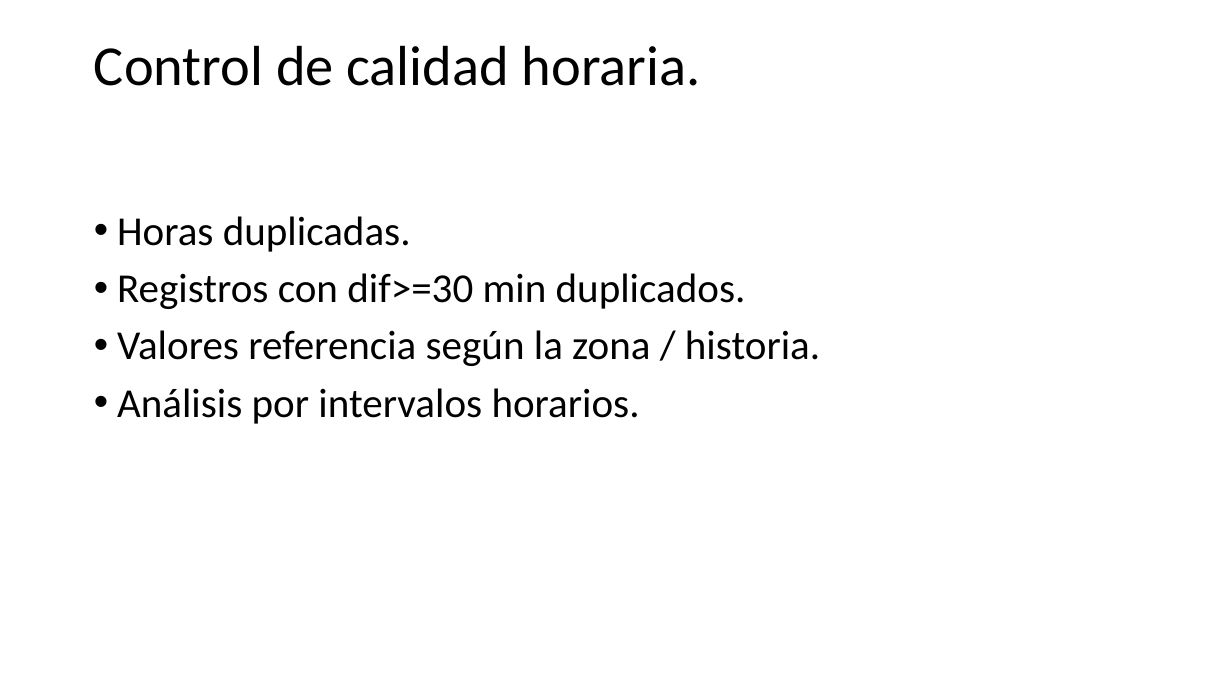
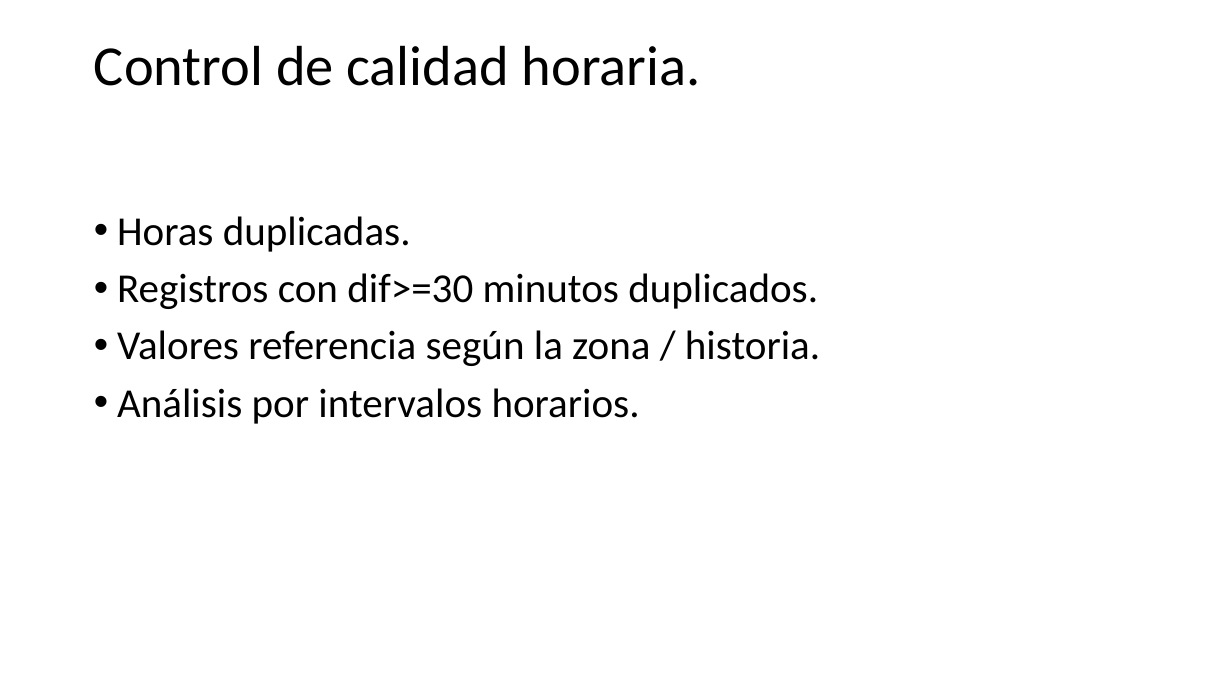
Before and after one commit to victor1130/Scripts_Clima, a slide deck: slide 9 of Tratamiento de datos climáticos.pptx. Drawn at 1232x693 pixels with LibreOffice and Linux fonts; fonts in the diff are those of the drawing. Boxes give left, top, right and bottom in pixels: in the first picture for what was removed or moved away, otherwise in the second. Text is boxed around its words. In the diff, an @@ line names an element or a change of style, - is before the commit and + after.

```diff
--- a/Tratamiento de datos climáticos.pptx
+++ b/Tratamiento de datos climáticos.pptx
@@ text at box(117, 273, 818, 309): text changed @@
-• Registros con dif>=30 min duplicados.
+• Registros con dif>=30 minutos duplicados.
```
Also in this commit, not shown: 1 other slide changed, 1 other file.
